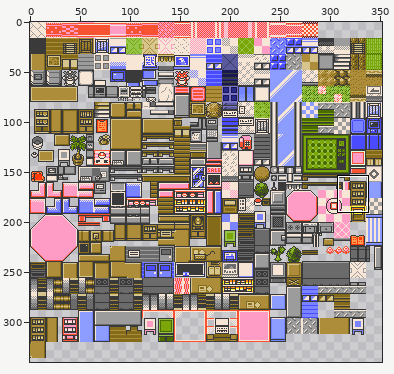
Sprite sheet -- Pokemon Brown 3D/Content/Textures/Inside.png. The picture above shows the old version from afar; the outline marks the close-up.
Close-up. Before the commit:
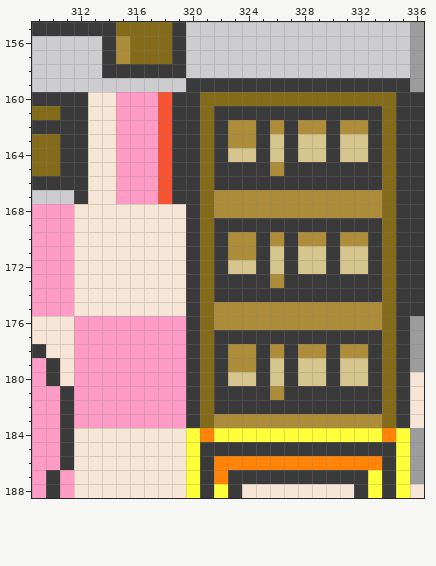
The file is 352x352 pixels. Colours within 5 levels of each other are drawn and written as one. Shown: x 309..336, y 155..188. The wide view leaves out empty margins.
The result:
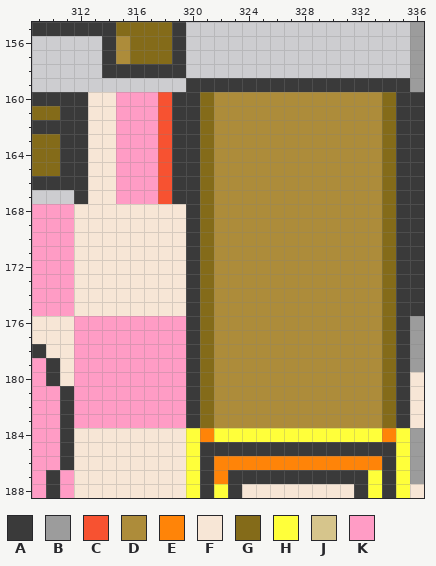
Palette (. is transparent): A #3a3a3a  B #9c9c9c  C #f75231  D #ad8c3a  E #ff8408  F #f7e6d6  G #846b19  H #ffff3a  J #d6c58c  K #ff9cc5
Difference:
{"y":160,"x":322,"old":"GGGGGGGGGGGG","new":"DDDDDDDDDDDD"}
{"y":161,"x":322,"old":"AAAAAAAAAAAA","new":"DDDDDDDDDDDD"}
{"y":162,"x":322,"old":"A","new":"D"}
{"y":162,"x":325,"old":"A","new":"D"}
{"y":162,"x":327,"old":"A","new":"D"}
{"y":162,"x":330,"old":"A","new":"D"}
{"y":162,"x":333,"old":"A","new":"D"}
{"y":163,"x":322,"old":"A","new":"D"}
{"y":163,"x":325,"old":"AJAJJAJJA","new":"DDDDDDDDD"}
{"y":164,"x":322,"old":"AJJAJAJJAJJA","new":"DDDDDDDDDDDD"}
{"y":165,"x":322,"old":"AAAA","new":"DDDD"}
{"y":165,"x":327,"old":"AAAAAAA","new":"DDDDDDD"}
{"y":166,"x":322,"old":"AAAAAAAAAAAA","new":"DDDDDDDDDDDD"}
{"y":169,"x":322,"old":"AAAAAAAAAAAA","new":"DDDDDDDDDDDD"}
{"y":170,"x":322,"old":"A","new":"D"}
{"y":170,"x":325,"old":"A","new":"D"}
{"y":170,"x":327,"old":"A","new":"D"}
{"y":170,"x":330,"old":"A","new":"D"}
{"y":170,"x":333,"old":"A","new":"D"}
{"y":171,"x":322,"old":"A","new":"D"}
{"y":171,"x":325,"old":"AJAJJAJJA","new":"DDDDDDDDD"}
{"y":172,"x":322,"old":"AJJAJAJJAJJA","new":"DDDDDDDDDDDD"}
{"y":173,"x":322,"old":"AAAA","new":"DDDD"}
{"y":173,"x":327,"old":"AAAAAAA","new":"DDDDDDD"}
{"y":174,"x":322,"old":"AAAAAAAAAAAA","new":"DDDDDDDDDDDD"}
{"y":177,"x":322,"old":"AAAAAAAAAAAA","new":"DDDDDDDDDDDD"}
{"y":178,"x":322,"old":"A","new":"D"}
{"y":178,"x":325,"old":"A","new":"D"}
{"y":178,"x":327,"old":"A","new":"D"}
{"y":178,"x":330,"old":"A","new":"D"}
{"y":178,"x":333,"old":"A","new":"D"}
{"y":179,"x":322,"old":"A","new":"D"}
{"y":179,"x":325,"old":"AJAJJAJJA","new":"DDDDDDDDD"}
{"y":180,"x":322,"old":"AJJAJAJJAJJA","new":"DDDDDDDDDDDD"}
{"y":181,"x":322,"old":"AAAA","new":"DDDD"}
{"y":181,"x":327,"old":"AAAAAAA","new":"DDDDDDD"}
{"y":182,"x":322,"old":"AAAAAAAAAAAA","new":"DDDDDDDDDDDD"}
